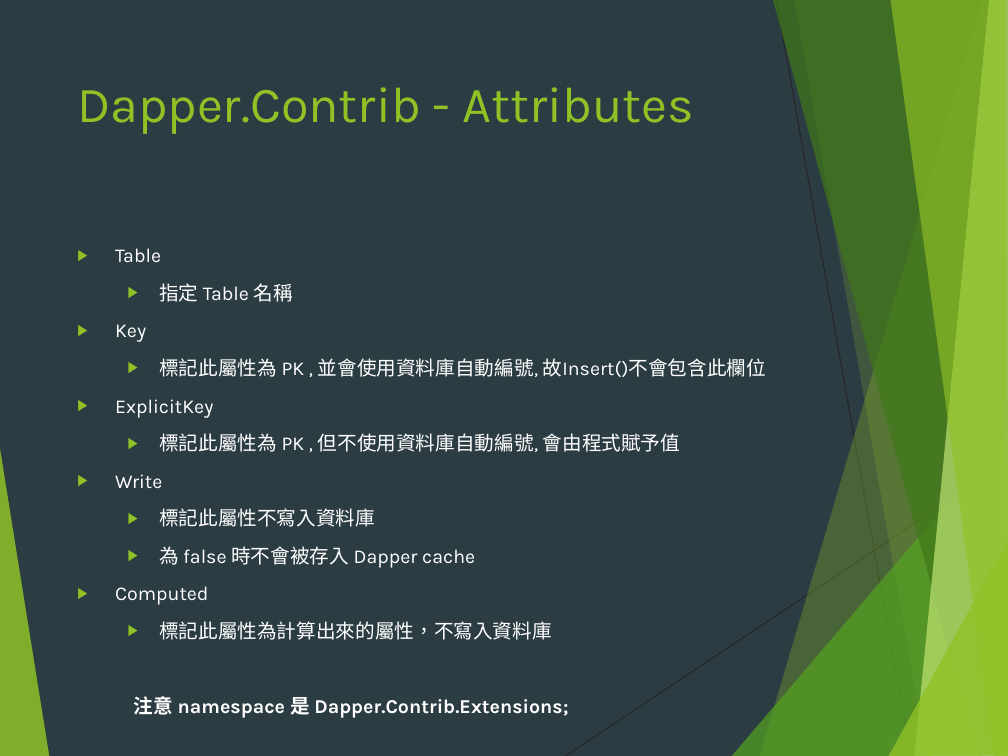
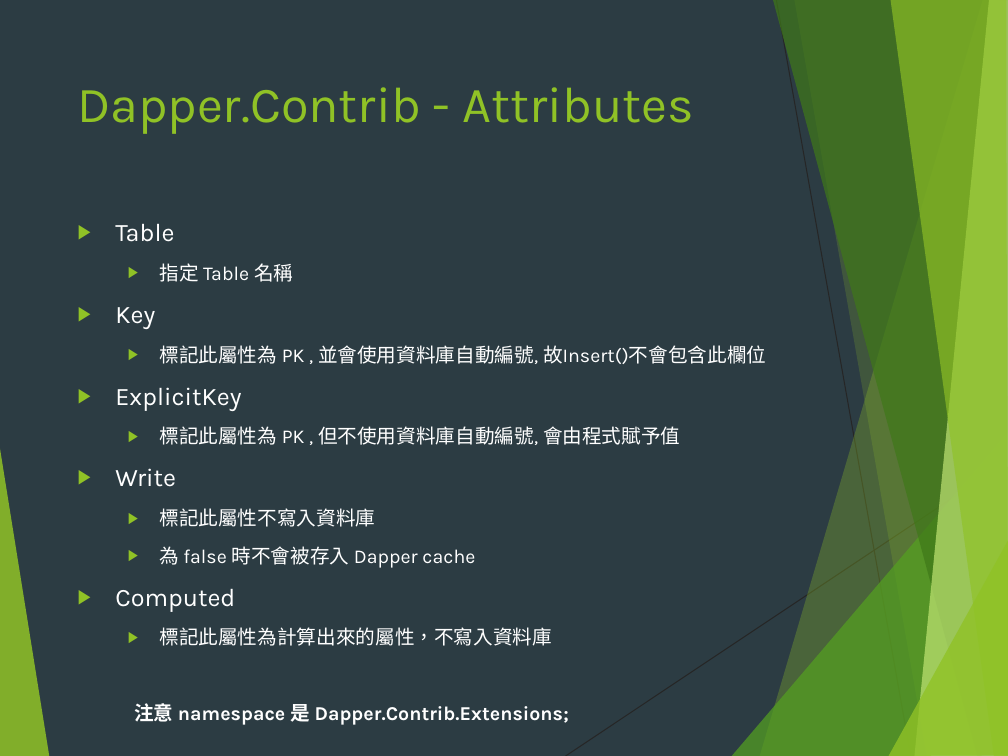
Before and after one commit to bagamoon/dapper-core, a slide deck: slide 13 of Dapper.pptx. Drawn at 1008x756 pixels with LibreOffice and Linux fonts; fonts in the diff are those of the drawing. Boxes give left, top, right and bottom in pixels: in the first picture for what was removed or moved away, otherwise in the second. Text is boxed around its words. In the diff, an @@ line names an element or a change of style, - is before the commit and + after.

```diff
--- a/Dapper.pptx
+++ b/Dapper.pptx
@@ text "Table": place and size @@
-text "Table" at [115,248,766,718]
+text "Table" at [115,224,766,725]
@@ text at [115,224,241,612]: size 14 to 18 pt in "Table", "Key", "ExplicitKey", "Write" and 1 more places @@
```
Also in this commit, not shown: 2 other slides changed, 3 other files.
